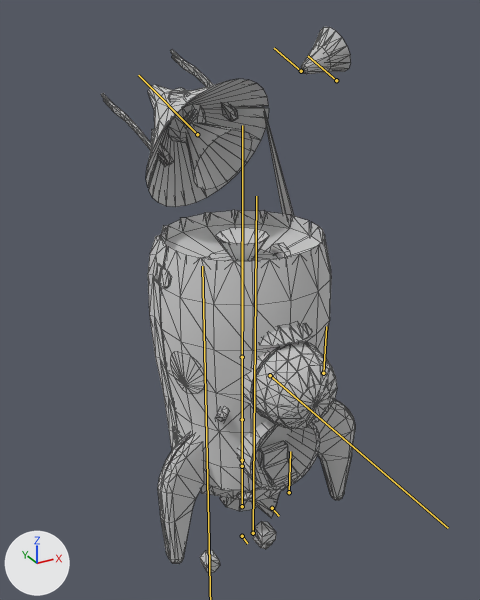
One commit to the glTF model FinModelUtility/Formats/JSystem/JSystem Tests/goldens/pikmin_2_ufo/output/ufo.glb: the scene before it, then after it.
The view is the same before and after, from a camera (50 mm lens) standing at (-90.7, -163.4, 161.8) and looking at (5.3, 11.2, 74.5). Lighting does not change. The marker at lower left points along +X, +Y and +Z. Both versions are drawn at frame 8 of the action 'ufo'; the numbers are the values there. The bones that bend it are drawn over the model as lines. Mesh edges are drawn as thin lines.
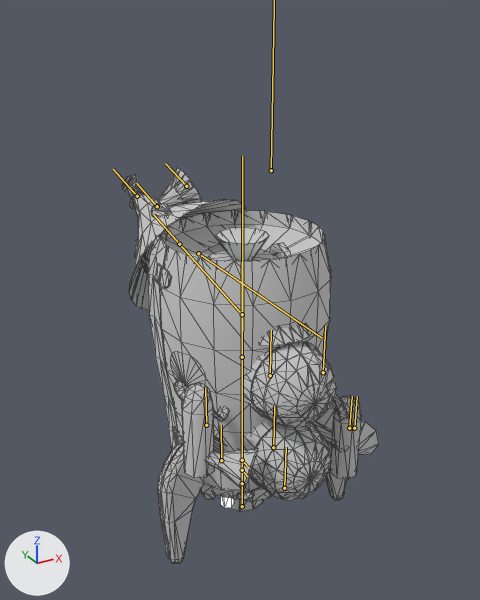
Pixel boxes [x1, y1, x2, y2] of what changed, in the pictures (480 x 600 px):
'Mesh_0', posed (27% shorter)
    before: [101, 27, 355, 572]
    after: [122, 168, 379, 564]
bone 'cocpit2_cov', root to tip
    before: (242, 357) to (242, 314)
    after: (284, 488) to (286, 447)
bone 'pmotion1', root to tip
    before: (242, 357) to (242, 125)
    after: (242, 460) to (242, 262)
bone 'base', root to tip
    before: (242, 419) to (242, 408)
    after: (242, 460) to (242, 450)
bone 'piston3', root to tip
    before: (242, 536) to (247, 543)
    after: (242, 460) to (248, 467)
bone 'piston4', root to tip
    before: (272, 508) to (279, 516)
    after: (242, 470) to (248, 477)
bone 'rader', root to tip
    before: (270, 375) to (448, 528)
    after: (198, 253) to (322, 338)
bone 'pmotion2', root to tip
    before: (242, 460) to (242, 355)
    after: (242, 357) to (242, 235)
bone 'inexhaust', root to tip
    before: (242, 460) to (242, 431)
    after: (349, 428) to (352, 396)
bone 'outexhaust', root to tip
    before: (242, 466) to (242, 437)
    after: (206, 425) to (205, 387)
bone 'potjnt', root to tip
    before: (197, 134) to (138, 75)
    after: (242, 314) to (179, 244)
bone 'pot_top', root to tip
    before: (197, 134) to (170, 107)
    after: (179, 244) to (153, 214)
bone 'pmotion3', root to tip
    before: (197, 134) to (170, 107)
    after: (137, 196) to (113, 169)
bone 'speaker', root to tip
    before: (301, 71) to (274, 48)
    after: (157, 206) to (136, 183)

The edits, one by one:
Bone 'cocpit2_cov' (bone_cocpit2_cov) moves from (0.0, 32.4, -26.9) to (0.0, 0.0, 0.0).
Bone 'pmotion1' (bone_pmotion1) moves from (0.0, 40.0, 0.0) to (0.0, 0.0, 0.0).
Bone 'base' (bone_base) moves from (0.0, -23.5, 0.0) to (0.0, 0.0, 0.0).
Bone 'piston3' (bone_piston3) moves from (0.0, -50.0, 0.0) to (0.0, 0.0, 0.0).
Bone 'piston4' (bone_piston4) moves from (0.0, -17.8, 20.0) to (0.0, 0.0, 0.0).
Bone 'rader' (bone_rader) moves from (0.0, -63.3, 47.5) to (0.0, 0.0, 0.0).
Bone 'pmotion2' (bone_pmotion2) moves from (0.0, -40.0, 0.0) to (0.0, 0.0, 0.0).
Bone 'inexhaust' (bone_inexhaust) moves from (-25.0, 20.0, -25.0) to (0.0, 0.0, 0.0).
Bone 'outexhaust' (bone_outexhaust) moves from (-25.0, 17.5, -25.0) to (0.0, 17.5, 0.0).
Bone 'potjnt' (bone_potjnt) moves from (0.0, 50.3, -29.0) to (0.0, 0.0, 0.0).
Bone 'pot_top' (bone_pot_top) moves from (0.0, -33.0, 0.0) to (0.0, 0.0, 0.0).
Bone 'pmotion3' (bone_pmotion3) moves from (0.0, -24.8, 0.0) to (0.0, 0.0, 0.0).
Bone 'speaker' (bone_speaker) moves from (21.2, 23.7, 25.0) to (0.0, 0.0, 0.0).
